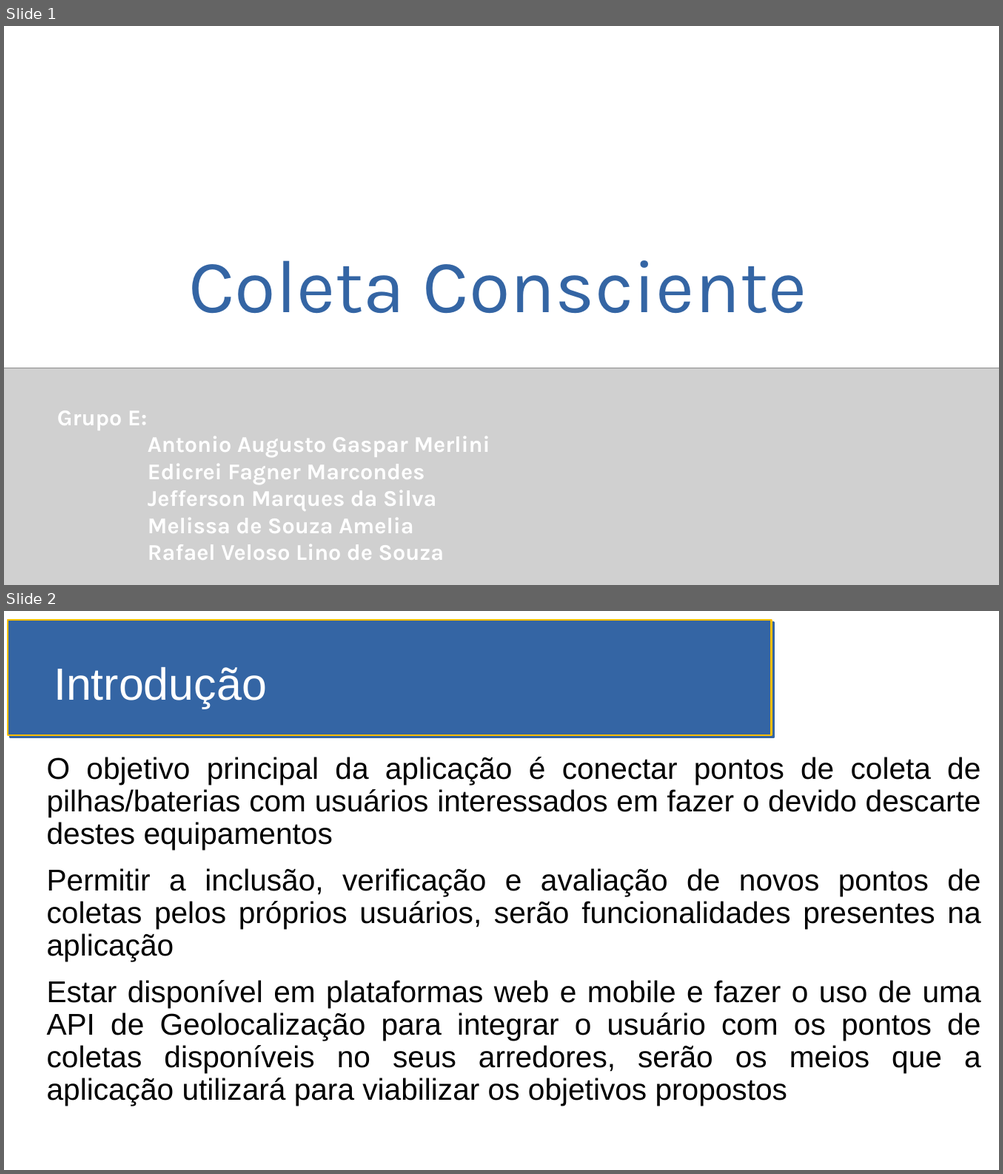
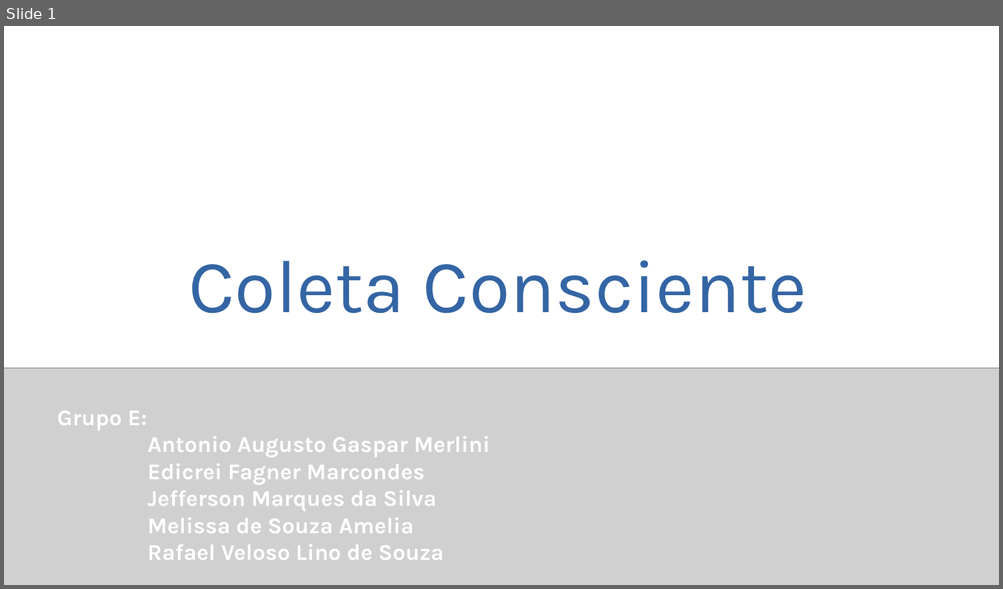
Before and after one commit to MBA-Impacta/mvp-coleta-consciente-descricao, a slide deck: SlidesMVP.odp. Shown one above the other, each under a label of ours: slides 1 and 2 before the commit, slide 1 after it. The pictures are 1003x1174 and 1003x589 pixels, drawn with LibreOffice and Linux fonts; fonts in the diff are those of the drawing; grey boxes stand for pictures. Boxes give left, top, right and bottom in pixels: in the first picture for what was removed or moved away, otherwise in the second. Text is boxed around its words. In the diff, an @@ line names an element or a change of style, - is before the commit and + after.

```diff
--- a/SlidesMVP.odp
+++ b/SlidesMVP.odp
@@ slide 2 removed at box(4, 611, 999, 1170), background #FFFFFF @@
@@ rectangle removed at box(8, 620, 771, 735) @@
@@ title removed at box(54, 667, 267, 708) @@
-Introdução
@@ text removed at box(47, 757, 981, 1106) @@
-O objetivo principal da aplicação é conectar pontos de coleta de pilhas/baterias com usuários interessados em fazer o devido descarte destes equipamentos
-Permitir a inclusão, verificação e avaliação de novos pontos de coletas pelos próprios usuários, serão funcionalidades presentes na aplicação
-Estar disponível em plataformas web e mobile e fazer o uso de uma API de Geolocalização para integrar o usuário com os pontos de coletas disponíveis no seus arredores, serão os meios que a aplicação utilizará para viabilizar os objetivos propostos
```
Also in this commit, not shown: 8 other slides changed, 3 slides added, 6 other slides removed.
